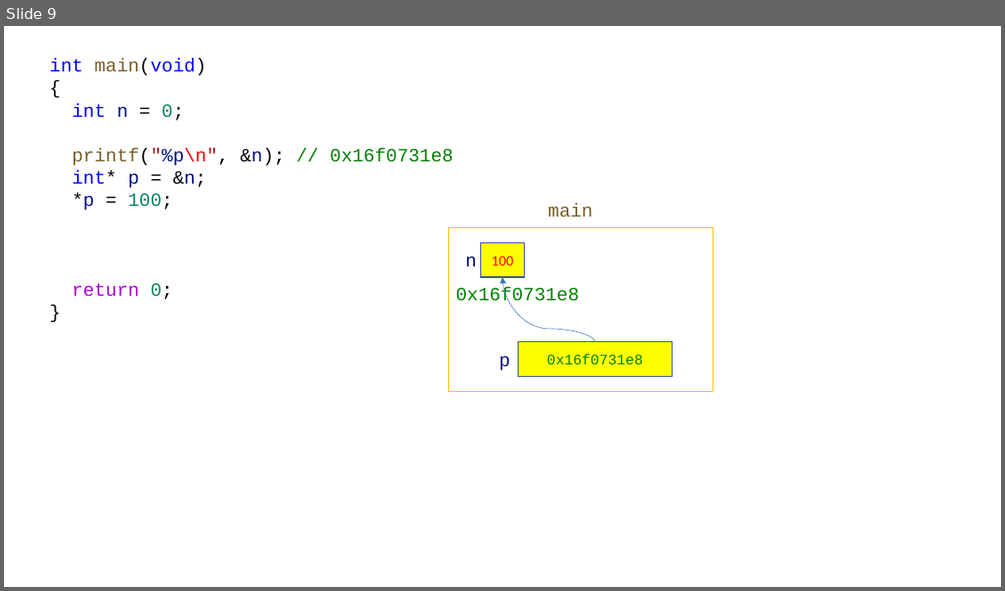
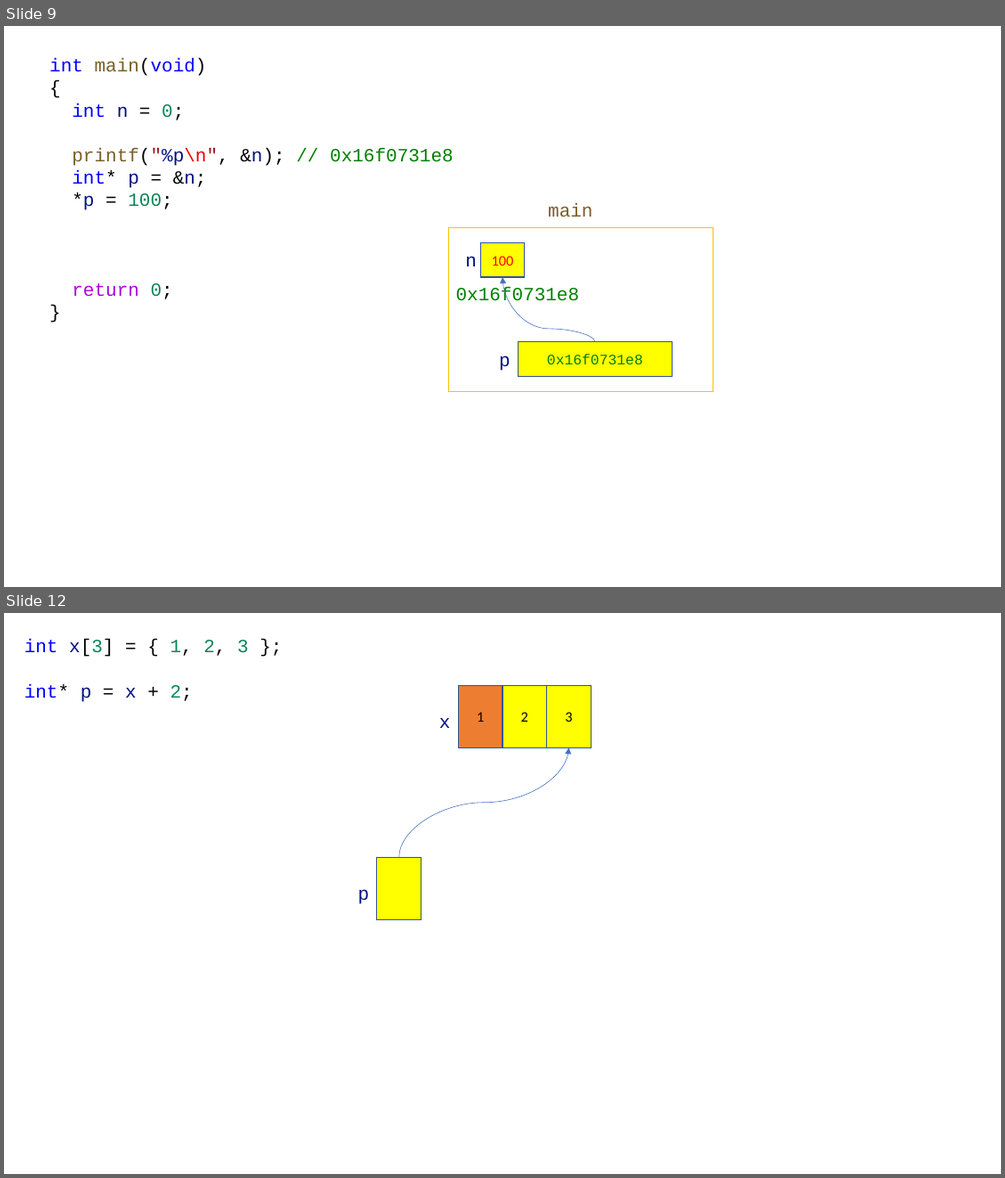
Before and after one commit to yoondev-classroom/hyundai_220510, a slide deck: 220510.pptx. Shown one above the other, each under a label of ours: slide 9 before the commit, slides 9 and 12 after it; the slides between them are not shown. The pictures are 1005x591 and 1005x1178 pixels, drawn with LibreOffice and Linux fonts; fonts in the diff are those of the drawing. Boxes give left, top, right and bottom in pixels: in the first picture for what was removed or moved away, otherwise in the second. Text is boxed around its words. In the diff, an @@ line names an element or a change of style, - is before the commit and + after.

```diff
--- a/220510.pptx
+++ b/220510.pptx
@@ slide 12 added at <box>4,613,1001,1174</box>, background #FFFFFF @@
@@ text added at <box>24,639,249,702</box>, 18 pt, text #000000 @@
+int x[3] = { 1, 2, 3 };
+int* p = x + 2;
@@ rectangle added at <box>459,686,502,748</box>, fill #ED7D31, outline #325491 1 pt, 14 pt, text #000000 @@
+1
@@ rectangle added at <box>502,686,547,748</box>, fill #FFFF00, outline #325491 1 pt, 14 pt, text #000000 @@
+2
@@ rectangle added at <box>547,686,591,748</box>, fill #FFFF00, outline #325491 1 pt, 14 pt, text #000000 @@
+3
@@ text added at <box>439,718,451,728</box>, 18 pt, text #001080 @@
+x
@@ curved arrow added from (399, 857) to (568, 747), #4472C4 0.5 pt @@
@@ rectangle added at <box>377,857,421,919</box>, fill #FFFF00, outline #325491 1 pt @@
@@ text added at <box>358,889,370,904</box>, 18 pt, text #001080 @@
+p
```
Also in this commit, not shown: 1 other slide added, 2 other files.
